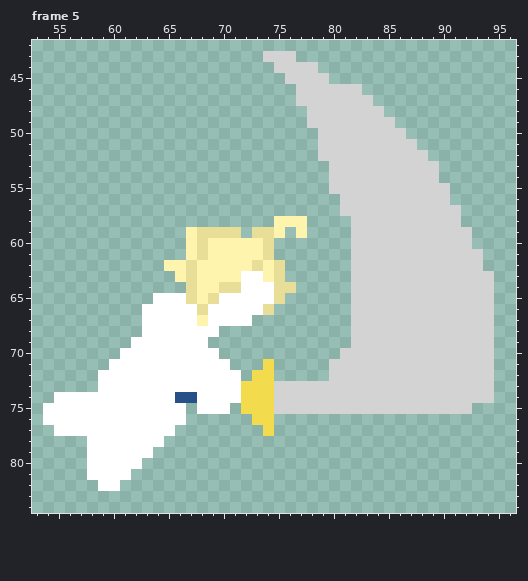
File history of a pixel-art file, AsepriteStuff/DownSlash.aseprite. The picture above is the old version.
128x128 pixels, 5 frames. Shown: frame 5: x 53..96, y 42..84.
Now the later version:
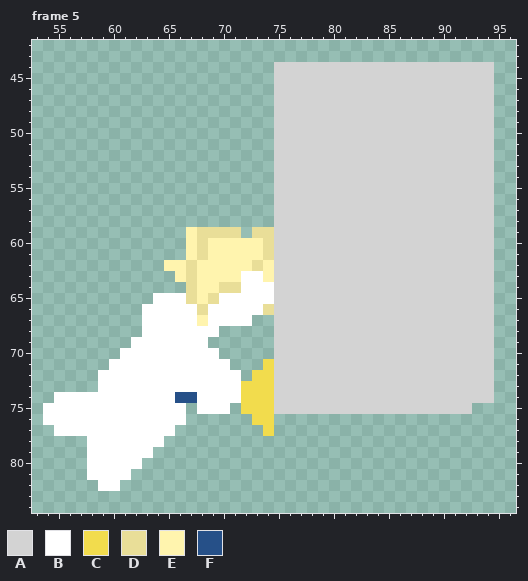
Palette (. is transparent): A #d3d3d3  B #ffffff  C #f2dc4d  D #e9de98  E #fff4ae  F #265088
What changed:
--- frame 5, layer "Effects/Extras"
@@ x 72..96 @@
 42 .........................
-43 ..AAA....................
-44 ...AAAA..................
-45 ....AAAA.................
-46 .....AAAAAA..............
-47 .....AAAAAAA.............
-48 ......AAAAAAA............
-49 ......AAAAAAAA...........
-50 .......AAAAAAAA..........
-51 .......AAAAAAAAA.........
-52 .......AAAAAAAAAA........
-53 ........AAAAAAAAAA.......
-54 ........AAAAAAAAAA.......
-55 ........AAAAAAAAAAA......
-56 .........AAAAAAAAAA......
-57 .........AAAAAAAAAAA.....
-58 ...EEE....AAAAAAAAAA.....
-59 .DDE.E....AAAAAAAAAAA....
-60 EED.......AAAAAAAAAAA....
-61 EED.......AAAAAAAAAAAA...
-62 EDED......AAAAAAAAAAAA...
-63 BBED......AAAAAAAAAAAAA..
-64 BBBDD.....AAAAAAAAAAAAA..
-65 BBBD......AAAAAAAAAAAAA..
-66 BBD.......AAAAAAAAAAAAA..
-67 B.........AAAAAAAAAAAAA..
-68 ..........AAAAAAAAAAAAA..
-69 ..........AAAAAAAAAAAAA..
-70 .........AAAAAAAAAAAAAA..
-71 ..C.....AAAAAAAAAAAAAAA..
-72 .CC.....AAAAAAAAAAAAAAA..
+43 .........................
+44 ...AAAAAAAAAAAAAAAAAAAA..
+45 ...AAAAAAAAAAAAAAAAAAAA..
+46 ...AAAAAAAAAAAAAAAAAAAA..
+47 ...AAAAAAAAAAAAAAAAAAAA..
+48 ...AAAAAAAAAAAAAAAAAAAA..
+49 ...AAAAAAAAAAAAAAAAAAAA..
+50 ...AAAAAAAAAAAAAAAAAAAA..
+51 ...AAAAAAAAAAAAAAAAAAAA..
+52 ...AAAAAAAAAAAAAAAAAAAA..
+53 ...AAAAAAAAAAAAAAAAAAAA..
+54 ...AAAAAAAAAAAAAAAAAAAA..
+55 ...AAAAAAAAAAAAAAAAAAAA..
+56 ...AAAAAAAAAAAAAAAAAAAA..
+57 ...AAAAAAAAAAAAAAAAAAAA..
+58 ...AAAAAAAAAAAAAAAAAAAA..
+59 .DDAAAAAAAAAAAAAAAAAAAA..
+60 EEDAAAAAAAAAAAAAAAAAAAA..
+61 EEDAAAAAAAAAAAAAAAAAAAA..
+62 EDEAAAAAAAAAAAAAAAAAAAA..
+63 BBEAAAAAAAAAAAAAAAAAAAA..
+64 BBBAAAAAAAAAAAAAAAAAAAA..
+65 BBBAAAAAAAAAAAAAAAAAAAA..
+66 BBDAAAAAAAAAAAAAAAAAAAA..
+67 B..AAAAAAAAAAAAAAAAAAAA..
+68 ...AAAAAAAAAAAAAAAAAAAA..
+69 ...AAAAAAAAAAAAAAAAAAAA..
+70 ...AAAAAAAAAAAAAAAAAAAA..
+71 ..CAAAAAAAAAAAAAAAAAAAA..
+72 .CCAAAAAAAAAAAAAAAAAAAA..
 73 CCCAAAAAAAAAAAAAAAAAAAA..
Where, in picture pixels (left, top, right, bottom), the same in both pictures:
changed: (263, 51, 494, 381)
